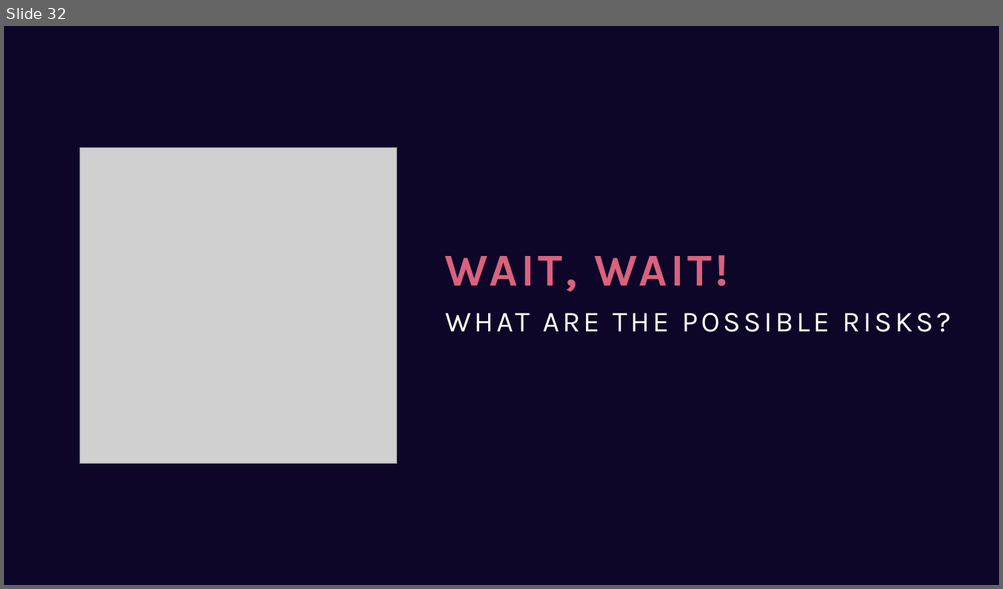
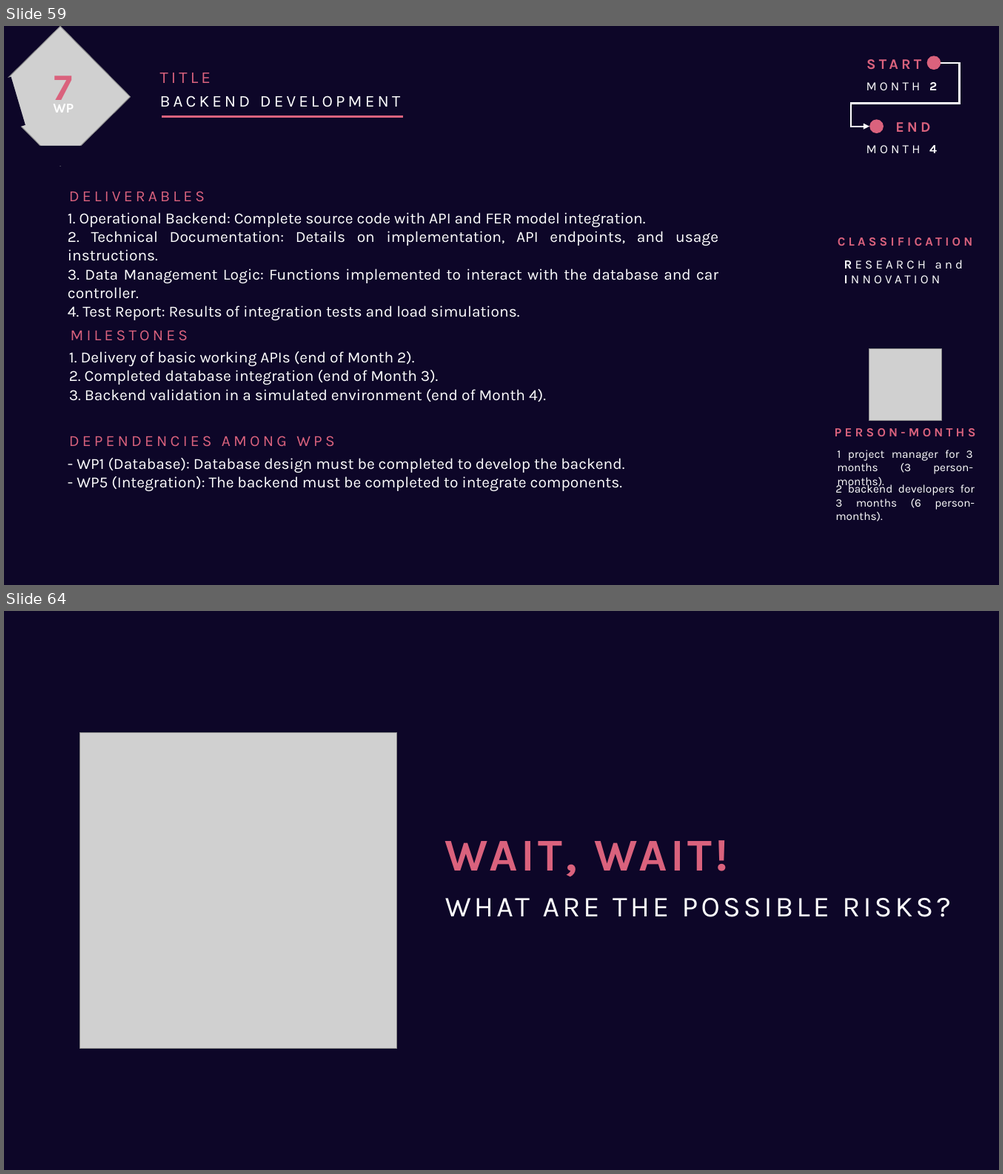
Before and after one commit to GiuseppeSoriano/MoodPilot, a slide deck: Idea/Idea_Presentation.pptx. Shown one above the other, each under a label of ours: slide 32 before the commit, slides 59 and 64 after it; the slides between them are not shown. The pictures are 1003x589 and 1003x1174 pixels, drawn with LibreOffice and Linux fonts; fonts in the diff are those of the drawing; grey boxes stand for pictures. Boxes give left, top, right and bottom in pixels: in the first picture for what was removed or moved away, otherwise in the second. Text is boxed around its words. In the diff, an @@ line names an element or a change of style, - is before the commit and + after.

```diff
--- a/Idea/Idea_Presentation.pptx
+++ b/Idea/Idea_Presentation.pptx
@@ slide 59 added at (x1=4, y1=26, x2=999, y2=585), background #0D0628 @@
@@ group added at (x1=851, y1=56, x2=959, y2=153): 4 texts, 2 ellipses, 1 elbow arrow @@
+MONTH 2
+START
+MONTH 4
+END
@@ text added at (x1=160, y1=73, x2=210, y2=83), 16 pt, text #DA627D @@
+TITLE
@@ group added at (x1=4, y1=26, x2=131, y2=167): 2 rectangles, 2 texts, 1 picture @@
+7
+WP
@@ text added at (x1=160, y1=96, x2=400, y2=107), 16 pt, text #FFFFFF @@
+BACKEND DEVELOPMENT
@@ line added from (402, 117) to (162, 117), #DA627D 1.5 pt @@
@@ text added at (x1=69, y1=191, x2=205, y2=202), 15 pt, text #DA627D @@
+DELIVERABLES
@@ text added at (x1=68, y1=212, x2=718, y2=321), 15 pt, text #FFFFFF @@
+1. Operational Backend: Complete source code with API and FER model integration.
+2. Technical Documentation: Details on implementation, API endpoints, and usage instructions.
+3. Data Management Logic: Functions implemented to interact with the database and car controller.
+4. Test Report: Results of integration tests and load simulations.
@@ text added at (x1=837, y1=238, x2=972, y2=246), 12 pt, text #DA627D, bold @@
+CLASSIFICATION
@@ text added at (x1=935, y1=260, x2=963, y2=269), 12 pt, text #FFFFFF @@
+RESEARCH and
+INNOVATION
@@ text added at (x1=71, y1=330, x2=188, y2=341), 15 pt, text #DA627D @@
+MILESTONES
@@ text added at (x1=69, y1=352, x2=546, y2=403), 15 pt, text #FFFFFF @@
+1. Delivery of basic working APIs (end of Month 2).
+2. Completed database integration (end of Month 3).
+3. Backend validation in a simulated environment (end of Month 4).
@@ picture added at (x1=869, y1=349, x2=941, y2=421) @@
@@ text added at (x1=69, y1=436, x2=334, y2=447), 15 pt, text #DA627D @@
+DEPENDENCIES AMONG WPS
@@ text added at (x1=834, y1=429, x2=976, y2=437), 12 pt, text #DA627D, bold @@
+PERSON-MONTHS
@@ text added at (x1=77, y1=458, x2=624, y2=491), 15 pt, text #FFFFFF @@
+- WP1 (Database): Database design must be completed to develop the backend.
+- WP5 (Integration): The backend must be completed to integrate components.
@@ text added at (x1=836, y1=450, x2=973, y2=489), 11 pt, text #FFFFFF @@
+1 project manager for 3 months (3 person-months).
@@ text added at (x1=835, y1=483, x2=974, y2=522), 11 pt, text #FFFFFF @@
+2 backend developers for 3 months (6 person-months).
@@ what was slide 32 is now slide 64 @@
```
Also in this commit, not shown: 8 slides changed, 38 other slides added, 2 slides removed.
